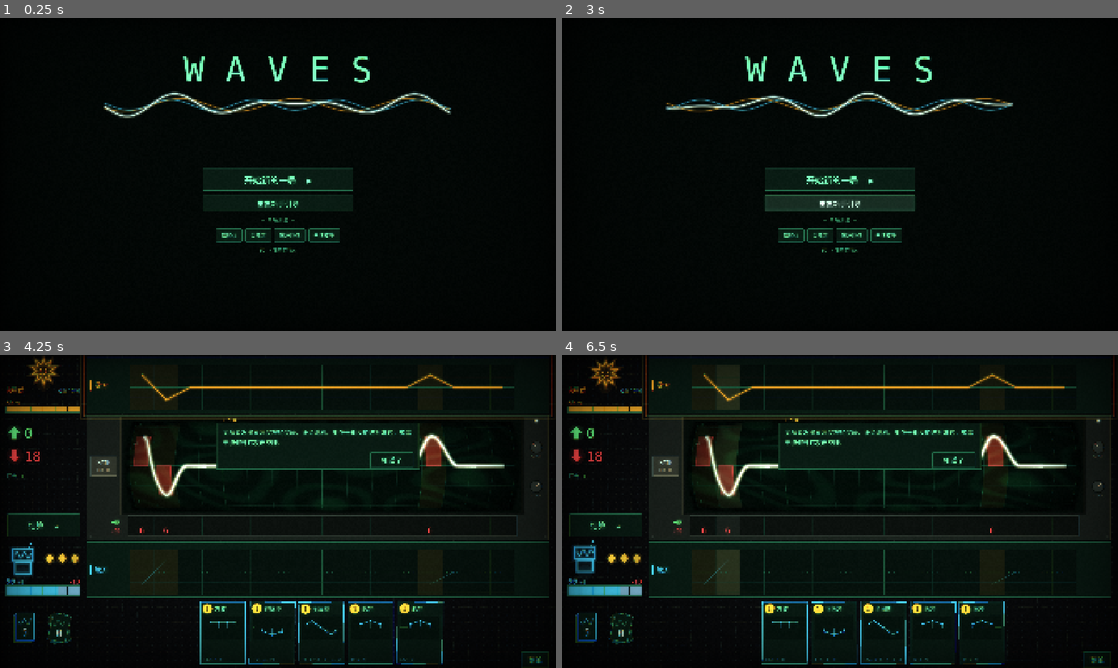
Above: before the commit, frames 1-4 (two rows, left to right).
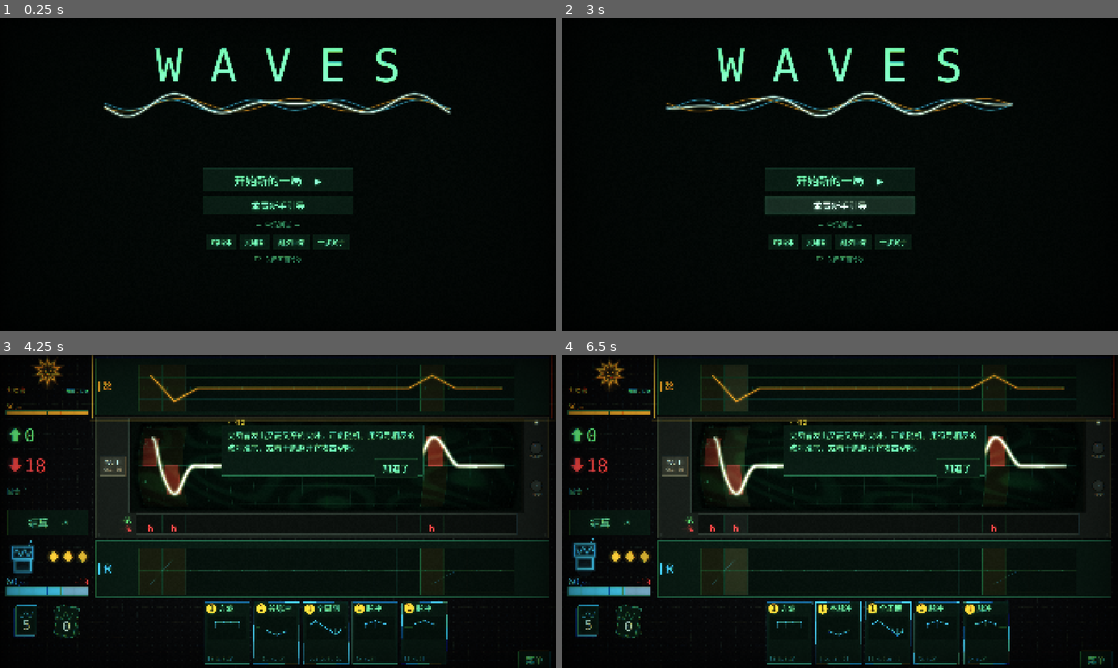
Above: after the commit, the same moments.

Repository: TroyHor/WAVES
Game: Godot game, scene res://src/ui/main.tscn
The game is run twice, just before and just after one commit, with the same random seed, the same clock (stepped at 60 frames per second) and the same inputs.
Inputs (mouse positions are in pixels of both pictures, inside the frame that each line leads up to):
- Up to frame 1 (0.25 s): no input
- Up to frame 2 (3 s): tap Enter at 0.5 s; move the mouse to (962, 158) at 0.52 s; tap R at 0.6 s; click (962, 158) at 0.67 s; tap Space at 0.77 s; drag from (728, 190) to (812, 237) at 1.27 s; move the mouse to (895, 105) at 2.02 s; tap Keypad Enter at 2.1 s; click (895, 105) at 2.17 s; drag from (812, 237) to (673, 127) at 2.77 s
- Up to frame 3 (4.25 s): move the mouse to (444, 558) at 3.52 s; tap Enter at 3.6 s; click (444, 558) at 3.67 s; tap Space at 3.77 s
- Up to frame 4 (6.5 s): drag from (673, 464) to (756, 433) at 4.27 s; move the mouse to (867, 511) at 5.02 s; tap R at 5.1 s; click (867, 511) at 5.17 s; drag from (756, 433) to (728, 527) at 5.77 s

The runs differ from the first frame. In frame 1, 3.0% of the frame differs, in the area x 27-72%, y 9-79%; in frame 2, 3.3%; in frame 3, 14%; in frame 4, 14%, in the area x 0-100%, y 0-100%.

Commit message:
Larger text: global FONT_SCALE via Assets.fs(); maximized window; proportional rows
- Every UI font size goes through Assets.fs() (scale 1.3)
- Window starts maximized; combat rows scale with available height
- Left column widened; enemy info lines positioned from font metrics

Co-Authored-By: Claude Opus 5.5 <noreply@anthropic.com>

Diff:
--- a/project.godot
+++ b/project.godot
@@ -28,6 +28,7 @@
 window/size/viewport_height=1080
 window/size/window_width_override=1600
 window/size/window_height_override=900
+window/size/mode=2
 window/stretch/mode="canvas_items"
 window/stretch/aspect="expand"
 
--- a/src/autoload/assets.gd
+++ b/src/autoload/assets.gd
@@ -2,6 +2,9 @@
 ## Central registry of every asset path and placeholder color used by the game.
 ## To swap in final art, change the paths/colors here (or drop files at these
 ## paths) — no other script should hard-code a res:// asset path.
+
+## Global UI text scale: every font size in the UI goes through fs().
+const FONT_SCALE := 1.3
 
 const ART_DIR := "res://assets/art/"
 const FONT_DIR := "res://assets/fonts/"
@@ -116,5 +119,10 @@
 	return null
 
 
+## Scaled font size for a design-time size (see FONT_SCALE).
+func fs(size: float) -> int:
+	return maxi(1, roundi(size * FONT_SCALE))
+
+
 func color(id: String) -> Color:
 	return COLORS.get(id, Color.MAGENTA)
--- a/src/ui/combat/card_view.gd
+++ b/src/ui/combat/card_view.gd
@@ -56,8 +56,8 @@
 	# Cost badge.
 	var badge := Vector2(24, 24 + lift)
 	draw_circle(badge, 17, Assets.color("energy") if playable else Assets.color("disabled"))
-	draw_string(font, badge + Vector2(-17, 8), str(card.data.cost), HORIZONTAL_ALIGNMENT_CENTER, 34, 22, Assets.color("background"))
-	draw_string(font, Vector2(48, 32 + lift), card.data.name, HORIZONTAL_ALIGNMENT_LEFT, 100, 20, text)
+	draw_string(font, badge + Vector2(-17, 8), str(card.data.cost), HORIZONTAL_ALIGNMENT_CENTER, 34, Assets.fs(22), Assets.color("background"))
+	draw_string(font, Vector2(48, 32 + lift), card.data.name, HORIZONTAL_ALIGNMENT_LEFT, 100, Assets.fs(20), text)
 
 	# Mini scope with the waveform.
 	var sr := Rect2(10, 48 + lift, CARD_SIZE.x - 20, 82)
@@ -67,16 +67,16 @@
 	if flipped:
 		wave = WaveMath.invert(wave)
 	if wave.is_empty():
-		draw_string(font, Vector2(sr.position.x, sr.get_center().y + 8), "— 无波形 —", HORIZONTAL_ALIGNMENT_CENTER, sr.size.x, 16, Assets.color("text_dim"))
+		draw_string(font, Vector2(sr.position.x, sr.get_center().y + 8), "— 无波形 —", HORIZONTAL_ALIGNMENT_CENTER, sr.size.x, Assets.fs(16), Assets.color("text_dim"))
 	else:
 		_draw_mini_wave(wave, sr, accent)
 
 	var rules := card.data.rules_text()
 	if rules != "":
-		draw_multiline_string(font, Vector2(10, 152 + lift), rules, HORIZONTAL_ALIGNMENT_LEFT, CARD_SIZE.x - 20, 15, 3, Assets.color("text_dim"))
+		draw_multiline_string(font, Vector2(10, 152 + lift), rules, HORIZONTAL_ALIGNMENT_LEFT, CARD_SIZE.x - 20, Assets.fs(15), 3, Assets.color("text_dim"))
 	if not wave.is_empty():
 		var nums := ",".join(Array(wave).map(func(v: int) -> String: return str(v)))
-		draw_string(font, Vector2(10, CARD_SIZE.y - 10 + lift), "[%s]" % nums, HORIZONTAL_ALIGNMENT_LEFT, CARD_SIZE.x - 20, 13, Color(accent, 0.7))
+		draw_string(font, Vector2(10, CARD_SIZE.y - 10 + lift), "[%s]" % nums, HORIZONTAL_ALIGNMENT_LEFT, CARD_SIZE.x - 20, Assets.fs(13), Color(accent, 0.7))
 
 
 func _draw_mini_wave(wave: PackedInt32Array, sr: Rect2, color: Color) -> void:
--- a/src/ui/combat/combat_screen.gd
+++ b/src/ui/combat/combat_screen.gd
@@ -15,7 +15,7 @@
 const LAUNCH_SECONDS := 0.45
 const IMPACT_SECONDS := 0.6
 const SHOT_SECONDS := 0.5
-const LEFT_COL := 300.0
+const LEFT_COL := 330.0
 const RIGHT_MARGIN := 24.0
 ## Grid inset inside each wave panel (name plate on the left, knobs on the right).
 const GRID_INSET_L := 150.0
@@ -47,6 +47,8 @@
 var _draw_pile: PileIcon
 var _discard_pile: PileIcon
 var _bg_mat: ShaderMaterial
+var _arrows: Array[ArrowIcon] = []
+var _enemy_row := Rect2()
 var _resolve_btn: Button
 var _menu_btn: Button
 var _toast: Label
@@ -114,9 +116,9 @@
 		arrow.up = up
 		arrow.color = Assets.color("damage_to_enemy") if up else Assets.color("damage_to_player")
 		arrow.tooltip_text = "预计对敌人造成的伤害" if up else "预计你受到的伤害"
-		arrow.position = Vector2(30, 246 if up else 326)
-		arrow.size = Vector2(40, 44)
+		arrow.size = Vector2(44, 48)
 		add_child(arrow)
+		_arrows.append(arrow)
 
 	_energy = EnergyView.new()
 	add_child(_energy)
@@ -128,7 +130,7 @@
 
 	_resolve_btn = Button.new()
 	_resolve_btn.text = "结算  ⏎"
-	_resolve_btn.add_theme_font_size_override("font_size", 28)
+	_resolve_btn.add_theme_font_size_override("font_size", Assets.fs(28))
 	_resolve_btn.pressed.connect(_resolve)
 	add_child(_resolve_btn)
 
@@ -169,7 +171,7 @@
 
 func _make_label(font_size: int, color: Color) -> Label:
 	var l := Label.new()
-	l.add_theme_font_size_override("font_size", font_size)
+	l.add_theme_font_size_override("font_size", Assets.fs(font_size))
 	l.add_theme_color_override("font_color", color)
 	l.mouse_filter = Control.MOUSE_FILTER_IGNORE
 	add_child(l)
@@ -185,12 +187,21 @@
 	var pw := w - LEFT_COL - RIGHT_MARGIN
 	var gx0 := GRID_INSET_L
 	var gx1 := pw - GRID_INSET_R
-	_enemy_scope.position = Vector2(x, 10)
-	_enemy_scope.size = Vector2(pw, 190)
-	_merged.position = Vector2(x, 208)
-	_merged.size = Vector2(pw, 430)
-	_player_scope.position = Vector2(x, 646)
-	_player_scope.size = Vector2(pw, 190)
+	# Rows scale with the available height (16:10 screens get taller panels).
+	var hand_h := CardView.CARD_SIZE.y + 30.0
+	var avail := h - hand_h - 10.0
+	var row_h := maxf(196.0, avail * 0.22)
+	var mid_h := avail - row_h * 2 - 16.0
+	var e0 := 10.0
+	var m0 := e0 + row_h + 8.0
+	var p0 := m0 + mid_h + 8.0
+	_enemy_row = Rect2(0, e0, LEFT_COL, row_h)
+	_enemy_scope.position = Vector2(x, e0)
+	_enemy_scope.size = Vector2(pw, row_h)
+	_merged.position = Vector2(x, m0)
+	_merged.size = Vector2(pw, mid_h)
+	_player_scope.position = Vector2(x, p0)
+	_player_scope.size = Vector2(pw, row_h)
 	for s in [_enemy_scope, _player_scope]:
 		s.grid_x0 = gx0
 		s.grid_x1 = gx1
@@ -202,38 +213,42 @@
 
 	_layout_enemies(false)
 
-	# Centre-left column: preview totals (big numbers, arrow captions drawn
-	# in _draw) and the resolve button.
-	_to_enemy_label.position = Vector2(84, 236)
-	_to_player_label.position = Vector2(84, 316)
-	_turn_label.position = Vector2(24, 404)
-	_resolve_btn.position = Vector2(24, 548)
-	_resolve_btn.size = Vector2(LEFT_COL - 48, 80)
+	# Centre-left column: preview totals (arrow icons + big numbers) and resolve.
+	_arrows[0].position = Vector2(30, m0 + 38)
+	_arrows[1].position = Vector2(30, m0 + 38 + Assets.fs(80))
+	_to_enemy_label.position = Vector2(84, m0 + 20)
+	_to_player_label.position = Vector2(84, m0 + 20 + Assets.fs(80))
+	_turn_label.position = Vector2(24, m0 + 30 + Assets.fs(160))
+	_resolve_btn.position = Vector2(24, m0 + mid_h - 100)
+	_resolve_btn.size = Vector2(LEFT_COL - 48, 90)
 
 	# Player column beside the player panel, piles underneath.
-	_player_figure.position = Vector2(14, 650)
-	_energy.position = Vector2(150, 672)
-	_energy.size = Vector2(130, 60)
-	_player_hp.position = Vector2(20, 764)
-	_player_hp.size = Vector2(LEFT_COL - 44, 66)
-	_draw_pile.position = Vector2(24, h - 200)
-	_draw_pile.size = Vector2(110, 130)
-	_discard_pile.position = Vector2(150, h - 200)
-	_discard_pile.size = Vector2(110, 130)
+	_player_figure.position = Vector2(14, p0 + 2)
+	_energy.position = Vector2(160, p0 + 24)
+	_energy.size = Vector2(150, 64)
+	_player_hp.position = Vector2(20, p0 + row_h - 76)
+	_player_hp.size = Vector2(LEFT_COL - 44, 70)
+	var piles_y := p0 + row_h + 16
+	var pile_h := minf(140.0, h - piles_y - 14)
+	_draw_pile.position = Vector2(24, piles_y)
+	_draw_pile.size = Vector2(120, pile_h)
+	_discard_pile.position = Vector2(170, piles_y)
+	_discard_pile.size = Vector2(120, pile_h)
 
 	_hand_root.position = Vector2(0, h - CardView.CARD_SIZE.y - 14)
 	_hand_root.size = Vector2(w, CardView.CARD_SIZE.y)
-	_menu_btn.position = Vector2(w - 120, h - 56)
-	_menu_btn.size = Vector2(96, 44)
-	_toast.position = Vector2(LEFT_COL, _merged.position.y + 60)
+	_menu_btn.position = Vector2(w - 130, h - 60)
+	_menu_btn.size = Vector2(110, 48)
+	_toast.position = Vector2(LEFT_COL, m0 + 60)
 	_toast.size = Vector2(pw, 60)
 	_layout_hand()
 
 
-## Enemy column beside the enemy scope; the twins stack vertically, front on
+## Enemy column beside the enemy panel; the twins stack vertically, front on
 ## top. With `animate` the figures glide into their new slots (swap).
 func _layout_enemies(animate: bool) -> void:
 	var n := combat.enemies.size()
+	var row := _enemy_row
 	var tw: Tween = create_tween().set_parallel(true) if animate else null
 	for i in n:
 		var e := combat.enemies[i]
@@ -241,12 +256,14 @@
 		var fig_rect: Rect2
 		var panel_rect: Rect2
 		if n == 1:
-			fig_rect = Rect2(LEFT_COL * 0.5 - 60, 6, 120, 104)
-			panel_rect = Rect2(20, 108, LEFT_COL - 44, 90)
+			var fh := row.size.y * 0.5
+			fig_rect = Rect2(LEFT_COL * 0.5 - fh * 0.6, row.position.y, fh * 1.2, fh)
+			panel_rect = Rect2(20, row.position.y + fh, LEFT_COL - 44, row.size.y - fh)
 		else:
-			var y := 10.0 + i * 96.0
-			fig_rect = Rect2(12, y, 86, 86)
-			panel_rect = Rect2(102, y + 2, LEFT_COL - 126, 88)
+			var slot := row.size.y / n
+			var y := row.position.y + i * slot
+			fig_rect = Rect2(10, y + 4, 84, slot - 8)
+			panel_rect = Rect2(100, y + 2, LEFT_COL - 124, slot - 4)
 		v["figure"].size = fig_rect.size
 		v["panel"].size = panel_rect.size
 		if tw != null:
@@ -685,7 +702,7 @@
 	_overlay.add_child(panel)
 	var title := Label.new()
 	title.text = "信号清除 · 胜利" if won else "信号丢失 · 失败"
-	title.add_theme_font_size_override("font_size", 52)
+	title.add_theme_font_size_override("font_size", Assets.fs(52))
 	title.add_theme_color_override("font_color", Assets.color("damage_to_enemy") if won else Assets.color("damage_to_player"))
 	title.horizontal_alignment = HORIZONTAL_ALIGNMENT_CENTER
 	title.position = Vector2(0, 50)
--- a/src/ui/combat/enemy_panel.gd
+++ b/src/ui/combat/enemy_panel.gd
@@ -21,9 +21,9 @@
 
 func _place_bar() -> void:
 	if _hp != null:
-		var compact := size.y < 100
-		_hp.font_size = 20 if compact else 26
-		var h := 46.0 if compact else 56.0
+		var compact := size.y < 110
+		_hp.font_size = 18 if compact else 26
+		var h := Assets.fs(_hp.font_size) + (20.0 if compact else 28.0)
 		_hp.position = Vector2(0, size.y - h)
 		_hp.size = Vector2(size.x, h)
 
@@ -45,13 +45,16 @@
 	var font := get_theme_default_font()
 	var col := Assets.color(enemy.data.color_id)
 	var alive := enemy.is_alive()
-	draw_string(font, Vector2(0, 20), enemy.data.name, HORIZONTAL_ALIGNMENT_LEFT, -1, 20, col if alive else Assets.color("text_dim"))
+	var compact := size.y < 110
+	var name_fs := Assets.fs(18 if compact else 22)
+	var small_fs := Assets.fs(12 if compact else 15)
+	draw_string(font, Vector2(0, name_fs), enemy.data.name, HORIZONTAL_ALIGNMENT_LEFT, -1, name_fs, col if alive else Assets.color("text_dim"))
 	var intent := "已击破"
 	if alive and enemy.move != null:
 		intent = "意图：%s" % enemy.move.name
-	draw_string(font, Vector2(0, 20), intent, HORIZONTAL_ALIGNMENT_RIGHT, size.x, 15, Assets.color("text") if is_front or not multi else Assets.color("text_dim"))
+	draw_string(font, Vector2(0, name_fs), intent, HORIZONTAL_ALIGNMENT_RIGHT, size.x, small_fs, Assets.color("text") if is_front or not multi else Assets.color("text_dim"))
 	if multi and alive:
 		var tag := "▶ 前排" if is_front else "后排 · 无法攻击"
 		if is_front and swap_in > 0:
 			tag += " · %d 回合后交换" % swap_in
-		draw_string(font, Vector2(0, 38), tag, HORIZONTAL_ALIGNMENT_LEFT, size.x, 13, col if is_front else Assets.color("text_dim"))
+		draw_string(font, Vector2(0, name_fs + small_fs + 4), tag, HORIZONTAL_ALIGNMENT_LEFT, size.x, small_fs, col if is_front else Assets.color("text_dim"))
--- a/src/ui/combat/flat_scope_view.gd
+++ b/src/ui/combat/flat_scope_view.gd
@@ -36,4 +36,4 @@
 	draw_rect(Rect2(Vector2.ZERO, size), Assets.color("panel"))
 	draw_rect(Rect2(Vector2.ZERO, size), Assets.color("panel_border"), false, 2.0)
 	draw_rect(Rect2(10, size.y * 0.5 - 18, 6, 36), accent)
-	draw_string(font, Vector2(26, size.y * 0.5 + 9), title, HORIZONTAL_ALIGNMENT_LEFT, grid_x0 - 90, 24, accent)
+	draw_string(font, Vector2(26, size.y * 0.5 + 9), title, HORIZONTAL_ALIGNMENT_LEFT, grid_x0 - 90, Assets.fs(24), accent)
--- a/src/ui/combat/fx_layer.gd
+++ b/src/ui/combat/fx_layer.gd
@@ -51,5 +51,5 @@
 		var k: float = (now - f["start"]) / f["dur"]
 		var pos: Vector2 = f["pos"] + Vector2(0, -60.0 * k)
 		# Pop: starts large and settles, Balatro-style.
-		var fs := int(44.0 * (1.0 + 0.6 * pow(1.0 - minf(k * 4.0, 1.0), 2)))
+		var fs := Assets.fs(44.0 * (1.0 + 0.6 * pow(1.0 - minf(k * 4.0, 1.0), 2)))
 		draw_string(font, pos + Vector2(-100, 0), f["text"], HORIZONTAL_ALIGNMENT_CENTER, 200, fs, Color(f["color"], 1.0 - k * k))
--- a/src/ui/combat/hp_bar.gd
+++ b/src/ui/combat/hp_bar.gd
@@ -23,8 +23,9 @@
 
 
 func _draw() -> void:
+	var fsz := Assets.fs(font_size)
 	var font := get_theme_default_font()
-	var bar := Rect2(0, font_size + 6, size.x, size.y - font_size - 6)
+	var bar := Rect2(0, fsz + 6, size.x, size.y - fsz - 6)
 	draw_rect(bar, Assets.color("screen"))
 	var w := bar.size.x * value / max_value
 	draw_rect(Rect2(bar.position, Vector2(w, bar.size.y)), Color(color, 0.85))
@@ -39,8 +40,8 @@
 	draw_rect(bar, Assets.color("panel_border"), false, 2.0)
 	# Big current value, small max; previewed loss blinks on the right.
 	var big := str(value)
-	draw_string(font, Vector2(0, font_size), big, HORIZONTAL_ALIGNMENT_LEFT, -1, font_size, color)
-	var bw := font.get_string_size(big, HORIZONTAL_ALIGNMENT_LEFT, -1, font_size).x
-	draw_string(font, Vector2(bw + 4, font_size), "/%d" % max_value, HORIZONTAL_ALIGNMENT_LEFT, -1, int(font_size * 0.6), Color(color, 0.7))
+	draw_string(font, Vector2(0, fsz), big, HORIZONTAL_ALIGNMENT_LEFT, -1, fsz, color)
+	var bw := font.get_string_size(big, HORIZONTAL_ALIGNMENT_LEFT, -1, fsz).x
+	draw_string(font, Vector2(bw + 4, fsz), "/%d" % max_value, HORIZONTAL_ALIGNMENT_LEFT, -1, int(fsz * 0.6), Color(color, 0.7))
 	if preview_loss > 0:
-		draw_string(font, Vector2(0, font_size), "-%d" % preview_loss, HORIZONTAL_ALIGNMENT_RIGHT, size.x, int(font_size * 0.85), Assets.color("damage_to_player"))
+		draw_string(font, Vector2(0, fsz), "-%d" % preview_loss, HORIZONTAL_ALIGNMENT_RIGHT, size.x, int(fsz * 0.85), Assets.color("damage_to_player"))
--- a/src/ui/combat/merged_screen.gd
+++ b/src/ui/combat/merged_screen.gd
@@ -89,7 +89,7 @@
 		var y := cy + i * g.size.y * 0.46 / 2.0
 		draw_line(Vector2(g.position.x, y), Vector2(g.end.x, y), Assets.color("grid_major") if i == 0 else Assets.color("grid"), 2.0 if i == 0 else 1.0)
 		if i != 0:
-			draw_string(font, Vector2(g.position.x + 6, y - 4), "%+.0f" % (-i * scale / 2.0), HORIZONTAL_ALIGNMENT_LEFT, -1, 14, Assets.color("text_dim"))
+			draw_string(font, Vector2(g.position.x + 6, y - 4), "%+.0f" % (-i * scale / 2.0), HORIZONTAL_ALIGNMENT_LEFT, -1, Assets.fs(14), Assets.color("text_dim"))
 
 	if result == null:
 		return
--- a/src/ui/combat/oscilloscope_view.gd
+++ b/src/ui/combat/oscilloscope_view.gd
@@ -108,8 +108,8 @@
 	if plate.size.x > 30:
 		draw_rect(plate, Color(Assets.color("plate"), 0.12))
 		draw_rect(plate, Color(Assets.color("plate"), 0.35), false, 1.0)
-		draw_string(font, Vector2(plate.position.x, plate.position.y + 28), title, HORIZONTAL_ALIGNMENT_CENTER, plate.size.x, 18, accent)
-		draw_string(font, Vector2(plate.position.x, plate.position.y + 52), "OSC-16", HORIZONTAL_ALIGNMENT_CENTER, plate.size.x, 13, Color(Assets.color("plate"), 0.6))
+		draw_string(font, Vector2(plate.position.x, plate.position.y + 28), title, HORIZONTAL_ALIGNMENT_CENTER, plate.size.x, Assets.fs(18), accent)
+		draw_string(font, Vector2(plate.position.x, plate.position.y + 52), "OSC-16", HORIZONTAL_ALIGNMENT_CENTER, plate.size.x, Assets.fs(13), Color(Assets.color("plate"), 0.6))
 	# Knobs and LED (right of the tube).
 	var kx := tr.end.x + 20
 	var kw := size.x - kx - 14
@@ -122,7 +122,7 @@
 			draw_circle(c, rad, Assets.color("knob"))
 			var ang := -2.2 + i * 1.3 + sin(_t * 0.3 + i) * 0.05
 			draw_line(c, c + Vector2(cos(ang), sin(ang)) * rad * 0.85, Assets.color("plate"), 2.0)
-			draw_string(font, Vector2(kx, c.y + rad + 16), labels[i], HORIZONTAL_ALIGNMENT_CENTER, kw, 11, Color(Assets.color("plate"), 0.5))
+			draw_string(font, Vector2(kx, c.y + rad + 16), labels[i], HORIZONTAL_ALIGNMENT_CENTER, kw, Assets.fs(11), Color(Assets.color("plate"), 0.5))
 		var led := Vector2(kx + kw * 0.5, 14 + 6)
 		draw_circle(led, 8, Color(accent, 0.18))
 		draw_circle(led, 4, accent)
--- a/src/ui/combat/pile_icon.gd
+++ b/src/ui/combat/pile_icon.gd
@@ -44,6 +44,6 @@
 		var x := -card.x * 0.35 + i * card.x * 0.7 / 12.0
 		pts.append(Vector2(x, -card.y * 0.18 + sin(i * 0.9) * card.y * 0.12))
 	draw_polyline(pts, Color(col, 0.8), 2.0, true)
-	var fs := int(34 * (1.0 + 0.25 * _bump))
+	var fs := Assets.fs(34 * (1.0 + 0.25 * _bump))
 	draw_string(font, Vector2(-card.x, card.y * 0.34), str(count), HORIZONTAL_ALIGNMENT_CENTER, card.x * 2, fs, Assets.color("net_wave"))
 	draw_set_transform(Vector2.ZERO, 0.0, Vector2.ONE)
--- a/src/ui/combat/readout_strip.gd
+++ b/src/ui/combat/readout_strip.gd
@@ -36,13 +36,13 @@
 	for t in range(1, track_length):
 		var x := grid_x0 + t * cw
 		draw_line(Vector2(x, 6), Vector2(x, size.y - 6), Color(Assets.color("grid"), 0.8), 1.0)
-	draw_string(font, Vector2(grid_x0 - 64, 28), "→敌", HORIZONTAL_ALIGNMENT_LEFT, -1, 18, Assets.color("damage_to_enemy"))
-	draw_string(font, Vector2(grid_x0 - 64, size.y - 10), "←我", HORIZONTAL_ALIGNMENT_LEFT, -1, 18, Assets.color("damage_to_player"))
+	draw_string(font, Vector2(grid_x0 - 64, 28), "→敌", HORIZONTAL_ALIGNMENT_LEFT, -1, Assets.fs(18), Assets.color("damage_to_enemy"))
+	draw_string(font, Vector2(grid_x0 - 64, size.y - 10), "←我", HORIZONTAL_ALIGNMENT_LEFT, -1, Assets.fs(18), Assets.color("damage_to_player"))
 	if result == null:
 		return
 	for t in track_length:
 		var p := _pop(t)
-		var fs := int(28 * p)
+		var fs := Assets.fs(28 * p)
 		if fs < 6:
 			continue
 		var x := grid_x0 + t * cw
--- a/src/ui/menu_screen.gd
+++ b/src/ui/menu_screen.gd
@@ -16,7 +16,7 @@
 	var start := Button.new()
 	start.text = "开始新的一局  ▶"
 	start.custom_minimum_size = Vector2(520, 76)
-	start.add_theme_font_size_override("font_size", 30)
+	start.add_theme_font_size_override("font_size", Assets.fs(30))
 	start.pressed.connect(func() -> void: app.start_run(randi()))
 	box.add_child(start)
 
@@ -31,7 +31,7 @@
 	var dev := Label.new()
 	dev.text = "— 单场测试 —"
 	dev.add_theme_color_override("font_color", Assets.color("text_dim"))
-	dev.add_theme_font_size_override("font_size", 18)
+	dev.add_theme_font_size_override("font_size", Assets.fs(18))
 	dev.horizontal_alignment = HORIZONTAL_ALIGNMENT_CENTER
 	box.add_child(dev)
 
@@ -43,14 +43,14 @@
 		var enc: EncounterData = app.db.encounter(id)
 		var b := Button.new()
 		b.text = enc.name
-		b.add_theme_font_size_override("font_size", 18)
+		b.add_theme_font_size_override("font_size", Assets.fs(18))
 		b.pressed.connect(func() -> void: app.start_combat(id, randi()))
 		row.add_child(b)
 
 	var hint := Label.new()
 	hint.text = "F2 关闭画面特效"
 	hint.add_theme_color_override("font_color", Assets.color("text_dim"))
-	hint.add_theme_font_size_override("font_size", 16)
+	hint.add_theme_font_size_override("font_size", Assets.fs(16))
 	hint.horizontal_alignment = HORIZONTAL_ALIGNMENT_CENTER
 	box.add_child(hint)
 
@@ -65,7 +65,7 @@
 	var cx := size.x * 0.5
 	# Background drawn here (not a ColorRect child) so it stays behind the title.
 	draw_rect(Rect2(Vector2.ZERO, size), Assets.color("background"))
-	draw_string(font, Vector2(0, 220), "W A V E S", HORIZONTAL_ALIGNMENT_CENTER, size.x, 120, Assets.color("text"))
+	draw_string(font, Vector2(0, 220), "W A V E S", HORIZONTAL_ALIGNMENT_CENTER, size.x, Assets.fs(120), Assets.color("text"))
 	# Two interfering traces under the title.
 	var pts_a := PackedVector2Array()
 	var pts_b := PackedVector2Array()
--- a/src/ui/run_map_screen.gd
+++ b/src/ui/run_map_screen.gd
@@ -10,7 +10,7 @@
 func _ready() -> void:
 	var b := Button.new()
 	b.size = Vector2(380, 72)
-	b.add_theme_font_size_override("font_size", 28)
+	b.add_theme_font_size_override("font_size", Assets.fs(28))
 	add_child(b)
 	var back := Button.new()
 	back.text = "返回菜单"
@@ -49,7 +49,7 @@
 	elif run.lost:
 		title = "信号丢失 · 本局结束"
 		title_col = Assets.color("damage_to_player")
-	draw_string(font, Vector2(0, size.y * 0.18), title, HORIZONTAL_ALIGNMENT_CENTER, size.x, 64, title_col)
+	draw_string(font, Vector2(0, size.y * 0.18), title, HORIZONTAL_ALIGNMENT_CENTER, size.x, Assets.fs(64), title_col)
 
 	var n := run.encounter_ids.size()
 	var y := size.y * 0.42
@@ -77,11 +77,11 @@
 		var box := Rect2(c - Vector2(110, 44), Vector2(220, 88))
 		draw_rect(box, Assets.color("panel"))
 		draw_rect(box, col, false, 3.0)
-		draw_string(font, Vector2(box.position.x, c.y + 8), enc.name, HORIZONTAL_ALIGNMENT_CENTER, box.size.x, 26, col)
-		draw_string(font, Vector2(box.position.x, box.end.y + 30), tag, HORIZONTAL_ALIGNMENT_CENTER, box.size.x, 18, col)
-		draw_string(font, Vector2(box.position.x, box.position.y - 14), "%d" % (i + 1), HORIZONTAL_ALIGNMENT_CENTER, box.size.x, 16, Assets.color("text_dim"))
+		draw_string(font, Vector2(box.position.x, c.y + 8), enc.name, HORIZONTAL_ALIGNMENT_CENTER, box.size.x, Assets.fs(26), col)
+		draw_string(font, Vector2(box.position.x, box.end.y + 30), tag, HORIZONTAL_ALIGNMENT_CENTER, box.size.x, Assets.fs(18), col)
+		draw_string(font, Vector2(box.position.x, box.position.y - 14), "%d" % (i + 1), HORIZONTAL_ALIGNMENT_CENTER, box.size.x, Assets.fs(16), Assets.color("text_dim"))
 
 	var hp_text := "玩家 HP  %d / %d" % [run.player_hp, run.player_max_hp]
-	draw_string(font, Vector2(0, size.y * 0.58), hp_text, HORIZONTAL_ALIGNMENT_CENTER, size.x, 30, Assets.color("player_wave"))
+	draw_string(font, Vector2(0, size.y * 0.58), hp_text, HORIZONTAL_ALIGNMENT_CENTER, size.x, Assets.fs(30), Assets.color("player_wave"))
 	if not run.is_over():
-		draw_string(font, Vector2(0, size.y * 0.58 + 36), "血量在战斗之间不会恢复", HORIZONTAL_ALIGNMENT_CENTER, size.x, 18, Assets.color("text_dim"))
+		draw_string(font, Vector2(0, size.y * 0.58 + 36), "血量在战斗之间不会恢复", HORIZONTAL_ALIGNMENT_CENTER, size.x, Assets.fs(18), Assets.color("text_dim"))
--- a/src/ui/theme_factory.gd
+++ b/src/ui/theme_factory.gd
@@ -16,7 +16,7 @@
 static func build() -> Theme:
 	var t := Theme.new()
 	t.default_font = Assets.font("main")
-	t.default_font_size = 22
+	t.default_font_size = Assets.fs(22)
 
 	t.set_color("font_color", "Label", Assets.color("text"))
 
@@ -33,7 +33,7 @@
 	t.set_color("font_hover_color", "Button", Assets.color("net_wave"))
 	t.set_color("font_pressed_color", "Button", Assets.color("net_wave"))
 	t.set_color("font_disabled_color", "Button", Assets.color("disabled"))
-	t.set_font_size("font_size", "Button", 24)
+	t.set_font_size("font_size", "Button", Assets.fs(24))
 
 	t.set_stylebox("panel", "Panel", _box(Assets.color("panel"), Assets.color("panel_border")))
 	return t
--- a/src/ui/tutorial/hint_panel.gd
+++ b/src/ui/tutorial/hint_panel.gd
@@ -22,11 +22,11 @@
 	label.autowrap_mode = TextServer.AUTOWRAP_WORD_SMART
 	label.position = Vector2(22, 16)
 	label.size = Vector2(_box.size.x - 44, 0)
-	label.add_theme_font_size_override("font_size", 21)
+	label.add_theme_font_size_override("font_size", Assets.fs(21))
 	_box.add_child(label)
 	var title := Label.new()
 	title.text = "▸ 引导"
-	title.add_theme_font_size_override("font_size", 15)
+	title.add_theme_font_size_override("font_size", Assets.fs(15))
 	title.add_theme_color_override("font_color", Assets.color("energy"))
 	title.position = Vector2(22, -24)
 	_box.add_child(title)
Not shown, changed: CLAUDE.md
